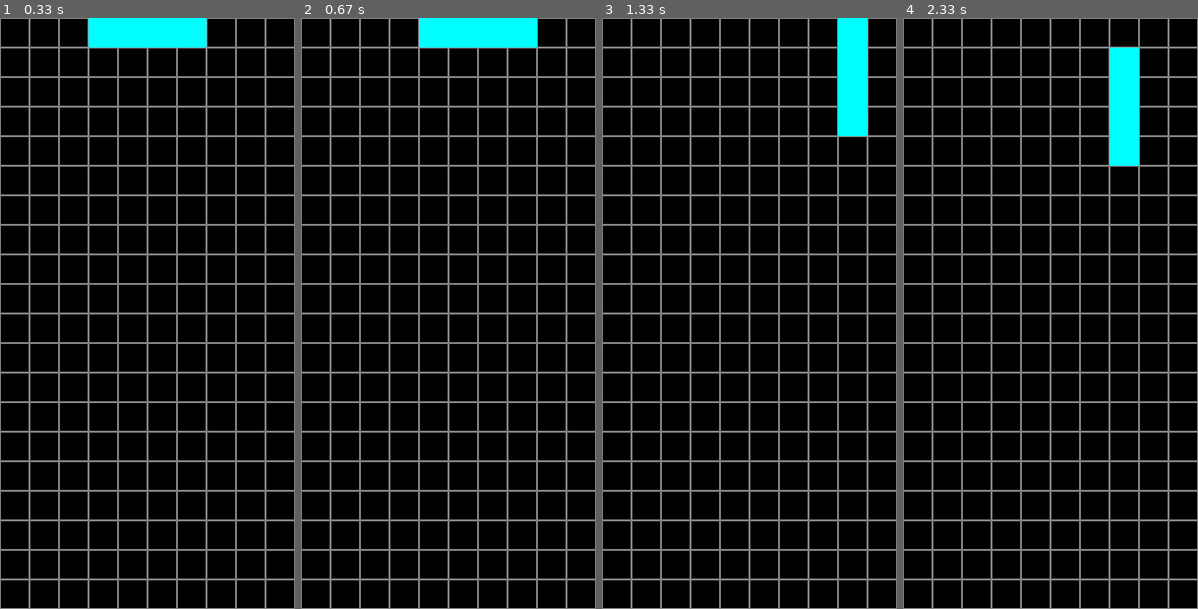
Above: before the commit, frames 1-4 (left to right).
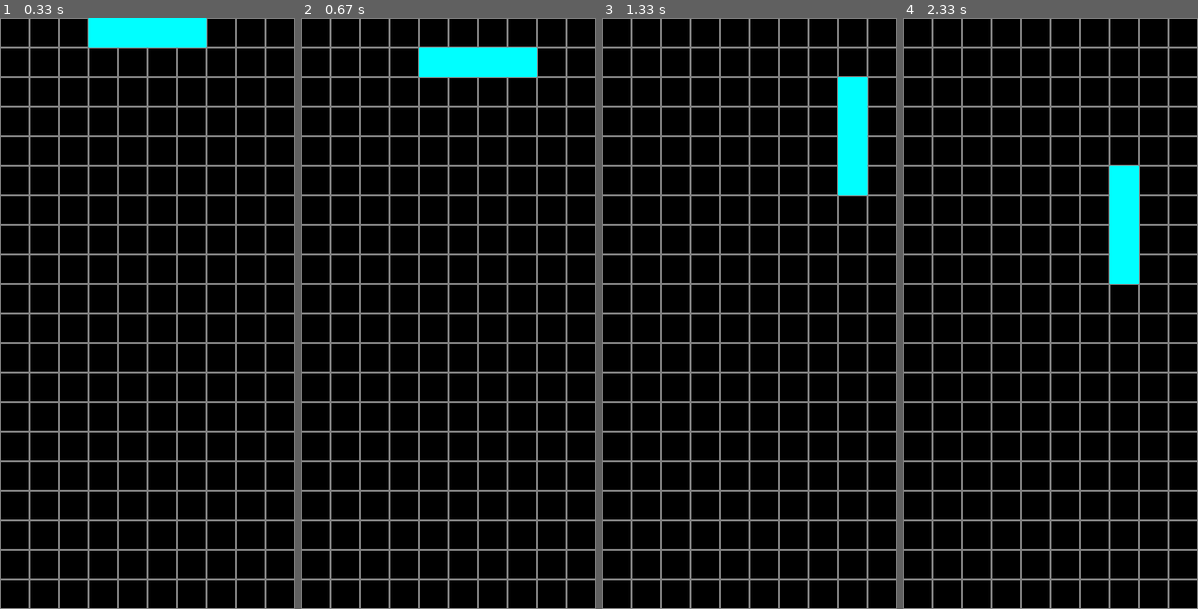
Above: after the commit, the same moments.

Repository: aknim/pygame-tetris
Game: pygame game, started from tetris.py
Same seed, same stepped clock (60 frames per second), same inputs: the game is played once before the commit and once after it.
Inputs:
- Up to frame 1 (0.33 s): no input
- Up to frame 2 (0.67 s): hold Right from 0.33 s (still down)
- Up to frame 3 (1.33 s): release Right at 0.8 s; hold Up 0.83-1.13 s; hold Right from 1.17 s (still down)
- Up to frame 4 (2.33 s): release Right at 1.63 s; hold Left 1.67-2.2 s; hold Down from 2.23 s (still down)

Frame 1 is identical in both runs. In frame 2, 4.0% of the frame differs, in the area x 40-80%, y 0-10%; in frame 3, 2.0%; in frame 4, 4.0%.

Commit message:
#3 Added collision detection, and slow coming down with clock

Diff:
--- a/tetris.py
+++ b/tetris.py
@@ -9,6 +9,7 @@
 WIDTH, HEIGHT = 300, 600 # Tetris playfield size
 GRID_SIZE = 30 # Size of each square in the grid
 ROWS, COLS = HEIGHT // GRID_SIZE, WIDTH // GRID_SIZE
+grid = [[0 for _ in range(COLS)] for _ in range(ROWS)]
 
 # Colors
 BLACK = (0, 0, 0)
@@ -19,6 +20,13 @@
 screen = pygame.display.set_mode((WIDTH, HEIGHT))
 pygame.display.set_caption('Tetris')
 running = True
+
+# Intialize the clock
+clock = pygame.time.Clock()
+fall_speed = 500 # Speed in milliseconds for piece to move down
+
+# Keep track of time elapsed
+last_fall_time = pygame.time.get_ticks()
 
 # Tetromino shapes
 SHAPES = [
@@ -87,11 +95,29 @@
     shape_index = random.randint(0, len(SHAPES) - 1)
     return Tetromino(shape_index)
 
+def check_collision(tetromino, grid, offset=(0, 0)):
+    offset_x, offset_y = offset
+    for y, row in enumerate(tetromino.shape):
+        for x, cell in enumerate(row):
+            if cell:
+                grid_x = tetromino.x + x + offset_x
+                grid_y = tetromino.y + y + offset_y
+                # Check boundaries (left, right, bottom)
+                if grid_x < 0 or grid_x >= COLS or grid_y >= ROWS-1:
+                    print(grid_x, grid_y)
+                    return True
+                # Check if the tetromino overlaps with any locked cells
+                if grid_y >= 0 and grid[grid_y][grid_x]:
+                    return True
+    return False
+
 # Initialize the current Tetromino
 current_tetromino = create_tetromino()
 
 # Main game loop
 while running:
+    current_time = pygame.time.get_ticks()
+
     for event in pygame.event.get():
         if event.type == pygame.QUIT:
             running = False
@@ -115,10 +141,16 @@
                 ((current_tetromino.x + x) * GRID_SIZE,
                  (current_tetromino.y + y) * GRID_SIZE,
                  GRID_SIZE, GRID_SIZE))
-    # input()
+
+    # Check if it's time to move the piece down
+    if current_time - last_fall_time > fall_speed:
+        if not check_collision(current_tetromino, grid, offset=(0, 0)):
+            current_tetromino.y += 1 # Move piece down if no collision
+        last_fall_time = current_time
 
     # Refresh display
     pygame.display.flip()
+    clock.tick(60)
 
     # Fill the screen
     screen.fill(BLACK)
